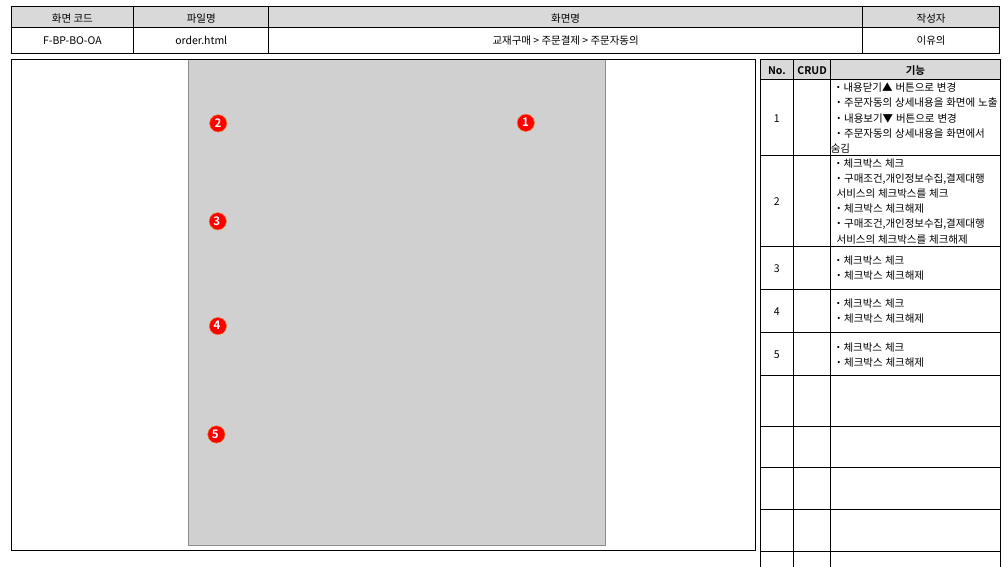
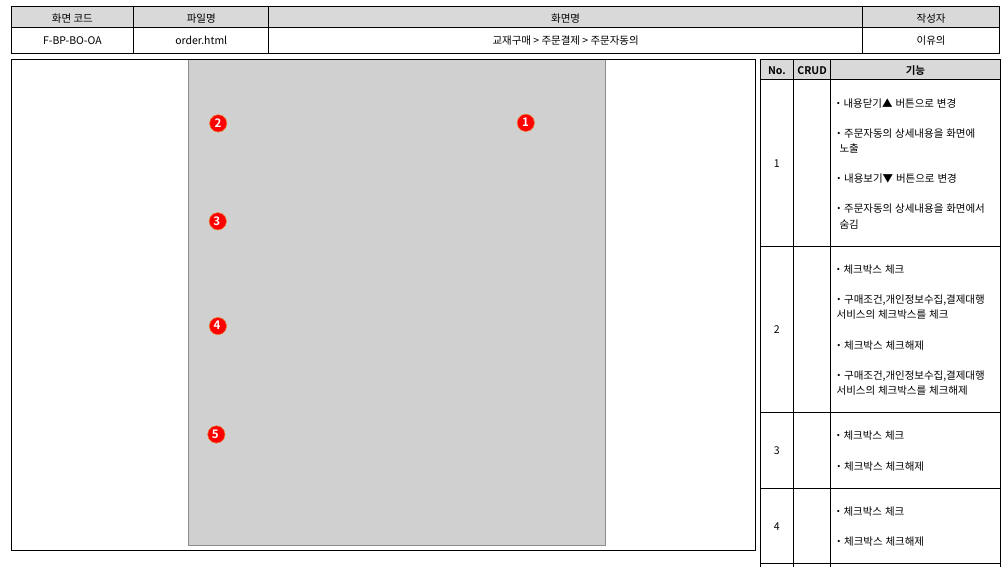
Before and after one commit to index506/cosmo6th_3thGroup, a slide deck: slide 6 of 3rd_Project/Member/Lee/기능,화면,테스트 문서/3th_Project_화면 설계도(이유의).pptx. Drawn at 1008x567 pixels with LibreOffice and Linux fonts; fonts in the diff are those of the drawing; grey boxes stand for pictures. Boxes give left, top, right and bottom in pixels: in the first picture for what was removed or moved away, otherwise in the second. Text is boxed around its words. In the diff, an @@ line names an element or a change of style, - is before the commit and + after.

```diff
--- a/3rd_Project/Member/Lee/기능,화면,테스트 문서/3th_Project_화면 설계도(이유의).pptx
+++ b/3rd_Project/Member/Lee/기능,화면,테스트 문서/3th_Project_화면 설계도(이유의).pptx
@@ table at [761,60,1001,551] @@
-row 2, column 3: ・내용닫기▲ 버튼으로 변경 / ・주문자동의 상세내용을 화면에 노출 / ・내용보기▼ 버튼으로 변경 / ・주문자동의 상세내용을 화면에서 숨김
+row 2, column 3: ・내용닫기▲ 버튼으로 변경 / ・주문자동의 상세내용을 화면에 / 노출 / ・내용보기▼ 버튼으로 변경 / ・주문자동의 상세내용을 화면에서 / 숨김
-row 7:  |  | 
-row 8:  |  | 
-row 9:  |  | 
-row 10:  |  | 
-row 11:  |  | 
```
Also in this commit, not shown: 8 other slides changed, 3 other files.
